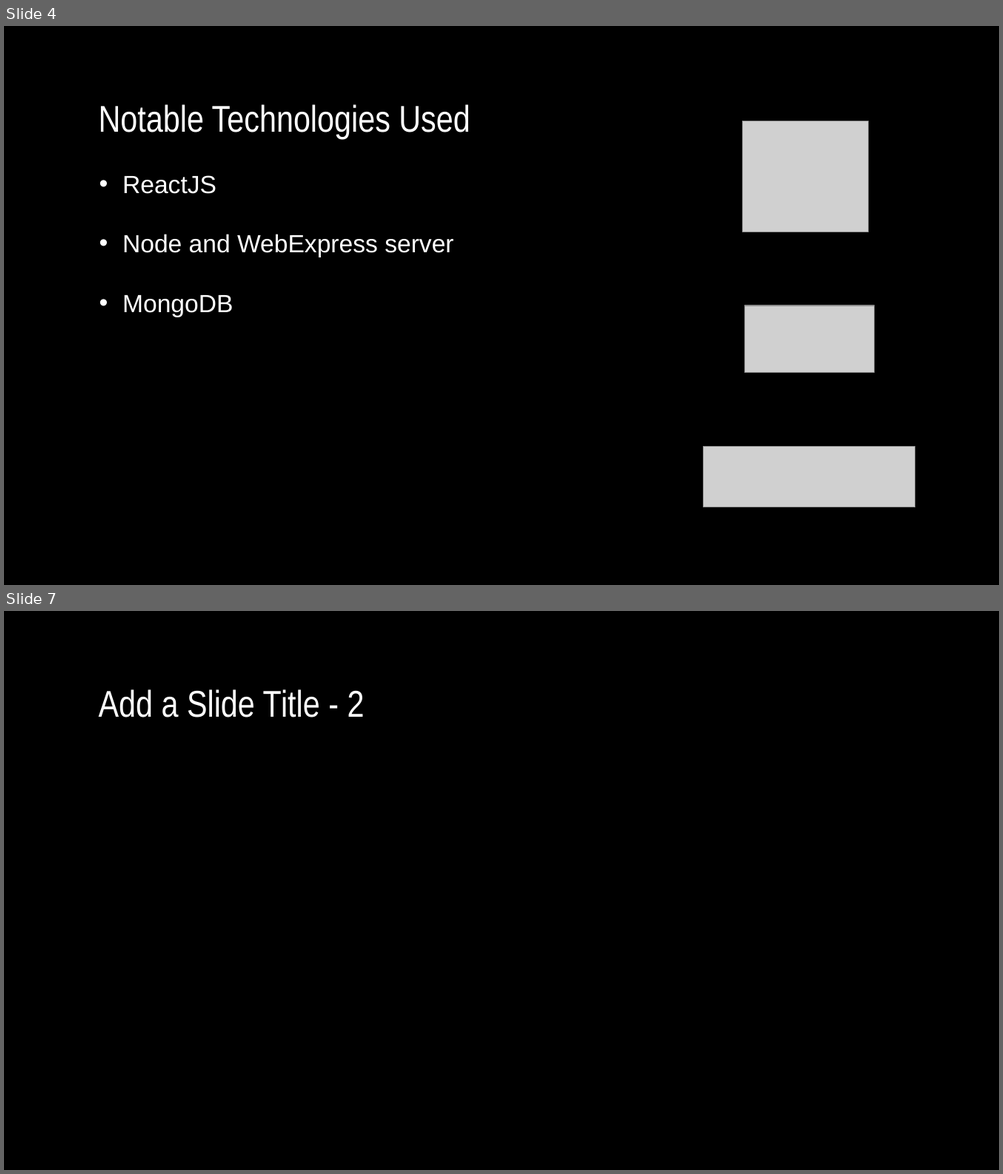
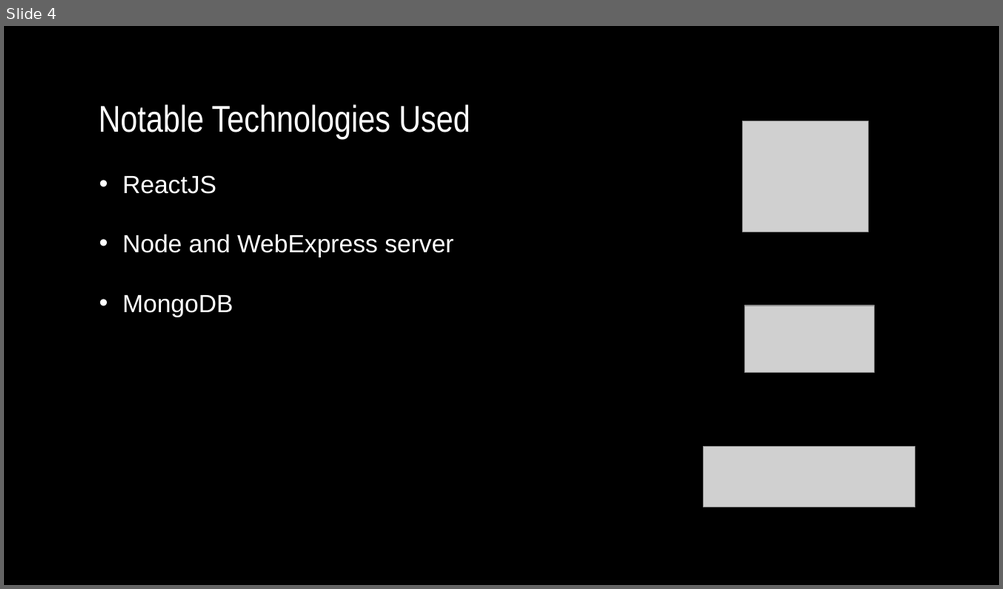
Before and after one commit to bcGoesTurbo/Sideline-Coach, a slide deck: Sideline Coach.pptx. Shown one above the other, each under a label of ours: slides 4 and 7 before the commit, slide 4 after it; the slides between them are not shown. The pictures are 1003x1174 and 1003x589 pixels, drawn with LibreOffice and Linux fonts; fonts in the diff are those of the drawing; grey boxes stand for pictures; background and template pictures are left out. Boxes give left, top, right and bottom in pixels: in the first picture for what was removed or moved away, otherwise in the second. Text is boxed around its words. In the diff, an @@ line names an element or a change of style, - is before the commit and + after.

```diff
--- a/Sideline Coach.pptx
+++ b/Sideline Coach.pptx
@@ slide 7 removed at [4, 611, 999, 1170], background picture (left out) @@
@@ title removed at [99, 689, 364, 718] @@
-Add a Slide Title - 2
```
Also in this commit, not shown: 3 slides changed, 1 slide added, 4 other slides removed.
